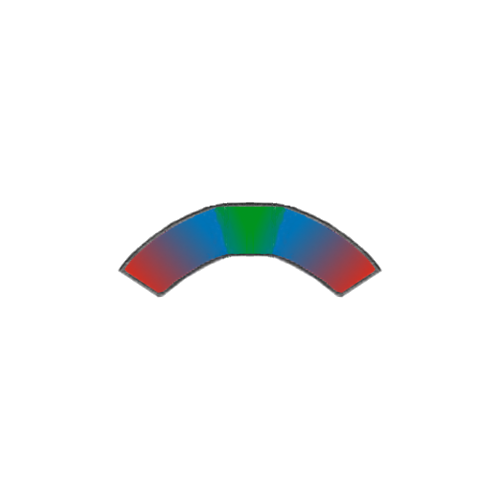
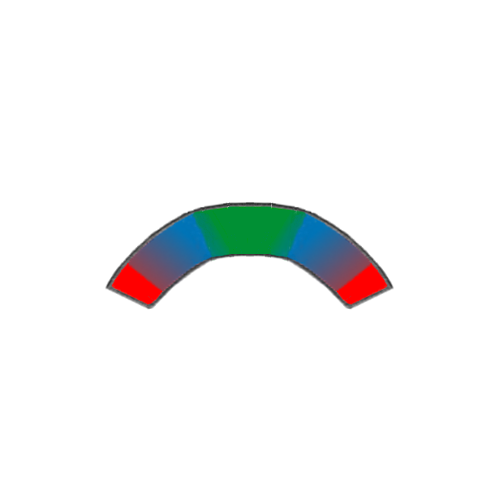
Layers edited between the first and the second 500px x 500px image:
renamed "Pasted Layer" to "Layer", painted on it over [105, 202, 394, 310]
hid "Background", painted on it over [117, 202, 383, 298]
